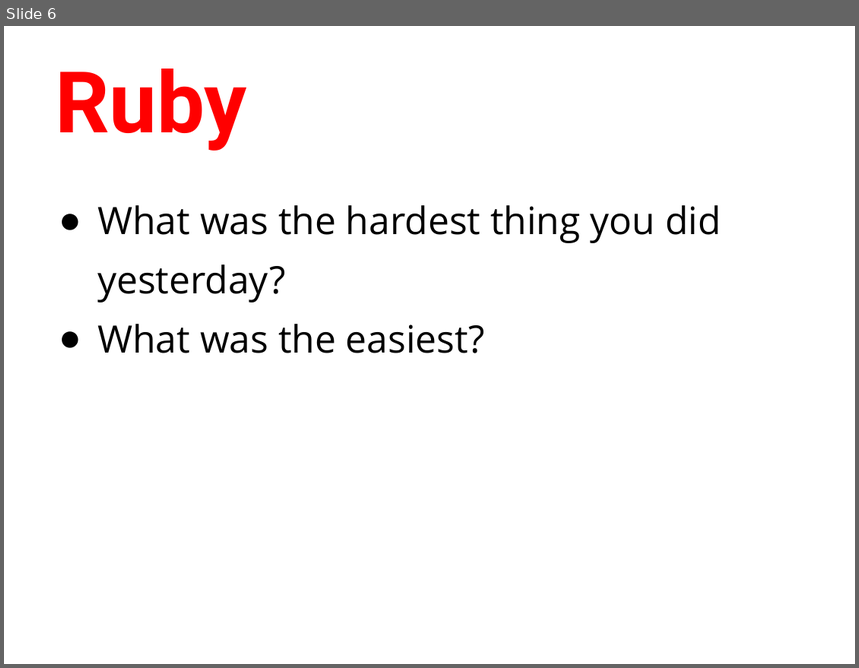
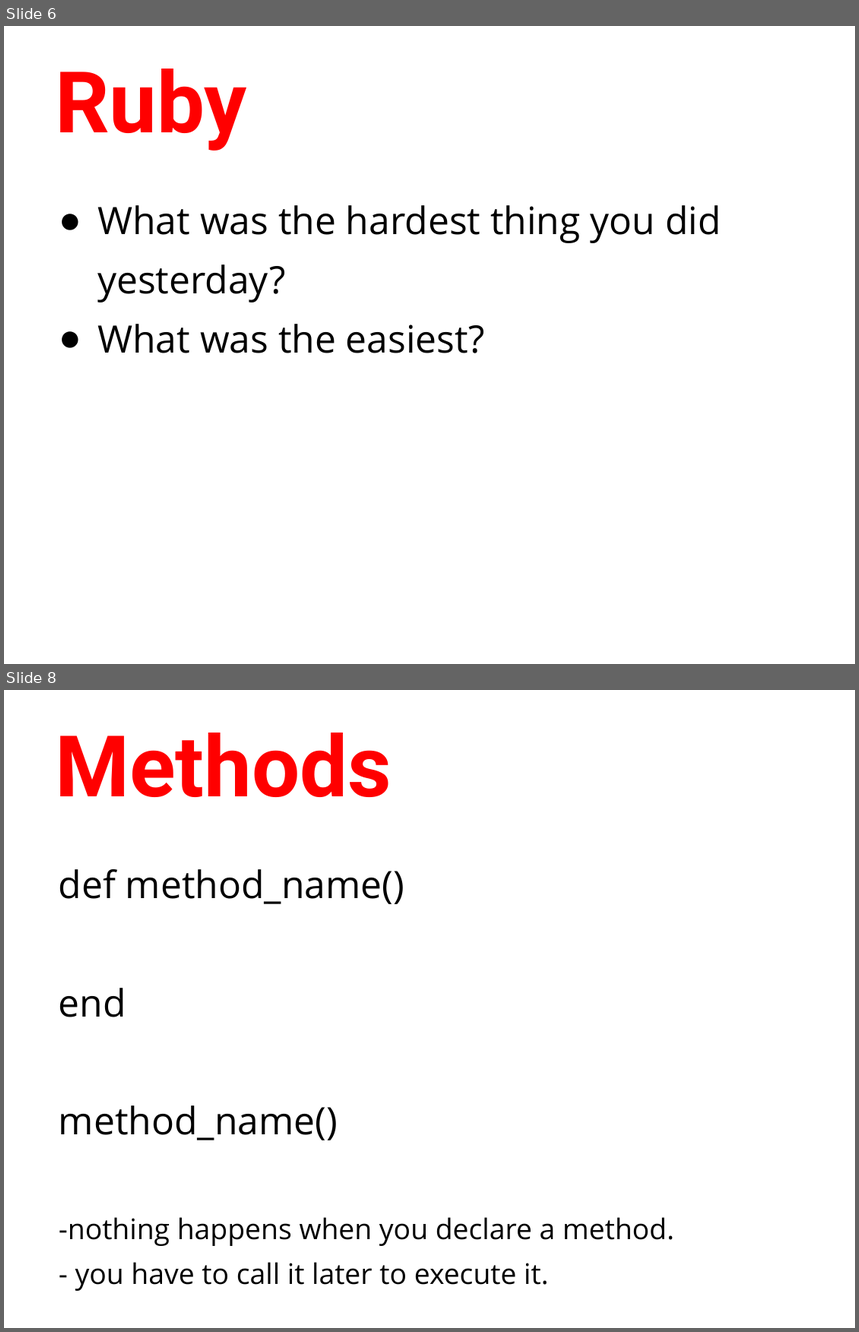
Before and after one commit to humanitiesprogramming/slides, a slide deck: day2-review.pptx. Shown one above the other, each under a label of ours: slide 6 before the commit, slides 6 and 8 after it; the slides between them are not shown. The pictures are 859x668 and 859x1332 pixels, drawn with LibreOffice and Linux fonts; fonts in the diff are those of the drawing. Boxes give left, top, right and bottom in pixels: in the first picture for what was removed or moved away, otherwise in the second. Text is boxed around its words. In the diff, an @@ line names an element or a change of style, - is before the commit and + after.

```diff
--- a/day2-review.pptx
+++ b/day2-review.pptx
@@ slide 8 added at (x1=4, y1=690, x2=855, y2=1328), background #FFFFFF @@
@@ title added at (x1=55, y1=733, x2=392, y2=797), 72 pt, text #FF0000, bold @@
+Methods
@@ text added at (x1=59, y1=869, x2=674, y2=1291), 24 pt, text #000000 @@
+def method_name()
+end
+method_name()
+-nothing happens when you declare a method.
+- you have to call it later to execute it.
```
Also in this commit, not shown: 2 slides changed, 4 other slides added, 5 other files.
